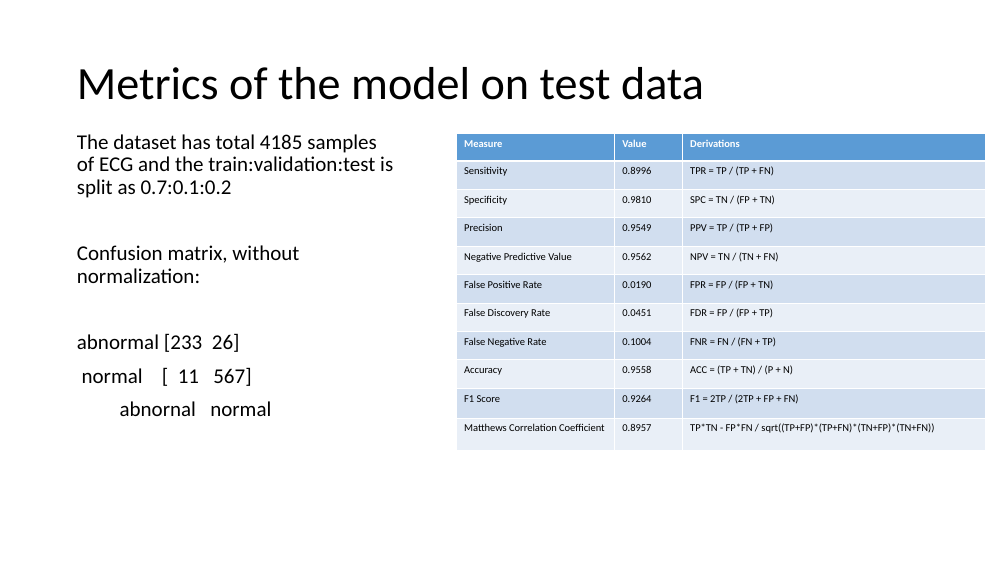
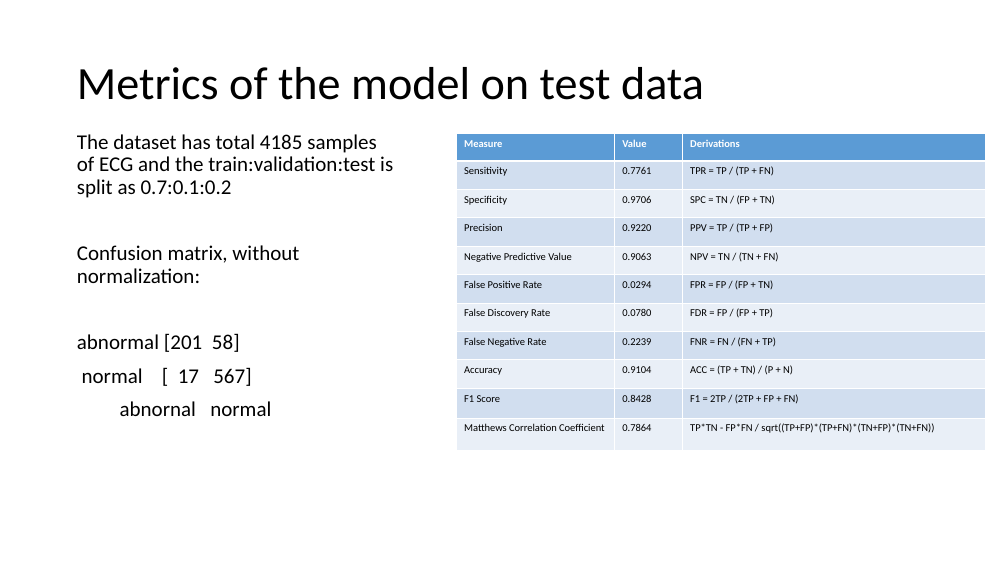
Before and after one commit to SubrataSarkar32/myocardial-ischaemia-detect, a slide deck: slide 29 of 8thsem_ECG signal for mycardial ischaemia and build solution to classify ECG.pptx (slide 14 before the commit). Drawn at 1008x567 pixels with LibreOffice and Linux fonts; fonts in the diff are those of the drawing. Boxes give left, top, right and bottom in pixels: in the first picture for what was removed or moved away, otherwise in the second. Text is boxed around its words. In the diff, an @@ line names an element or a change of style, - is before the commit and + after.

```diff
--- a/8thsem_ECG signal for mycardial ischaemia and build solution to classify ECG.pptx
+++ b/8thsem_ECG signal for mycardial ischaemia and build solution to classify ECG.pptx
@@ table at (457,133,985,450) @@
-row 2, column 2: 0.8996
+row 2, column 2: 0.7761
-row 3, column 2: 0.9810
+row 3, column 2: 0.9706
-row 4, column 2: 0.9549
+row 4, column 2: 0.9220
-row 5, column 2: 0.9562
+row 5, column 2: 0.9063
-row 6, column 2: 0.0190
+row 6, column 2: 0.0294
-row 7, column 2: 0.0451
+row 7, column 2: 0.0780
-row 8, column 2: 0.1004
+row 8, column 2: 0.2239
-row 9, column 2: 0.9558
+row 9, column 2: 0.9104
-row 10, column 2: 0.9264
+row 10, column 2: 0.8428
-row 11, column 2: 0.8957
+row 11, column 2: 0.7864
@@ text at (77,333,252,386): text changed @@
-abnormal [233 26]
-normal [ 11 567]
+abnormal [201 58]
+normal [ 17 567]
```
Also in this commit, not shown: 10 other slides changed, 15 slides added, 5 other files.
